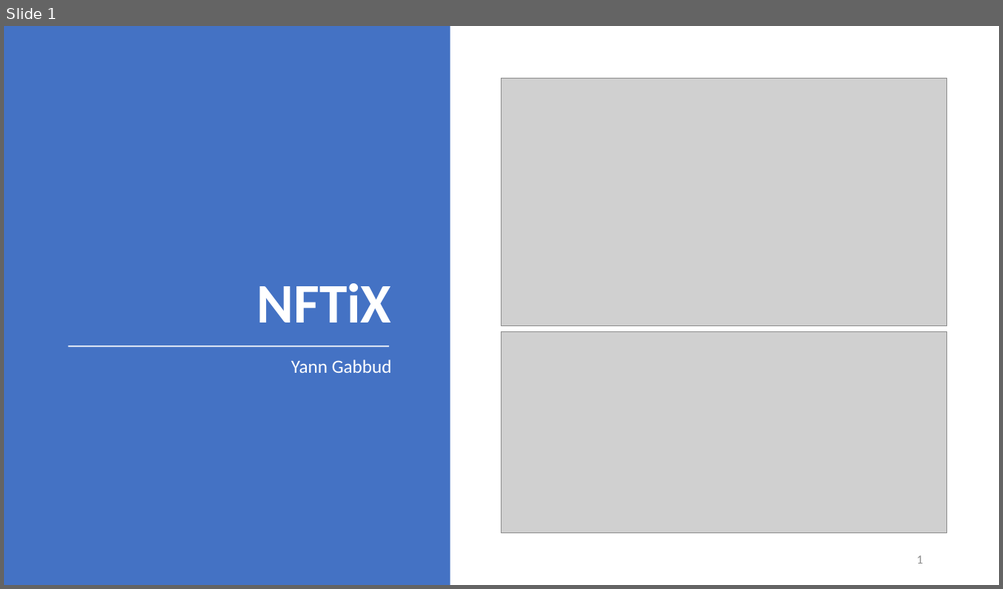
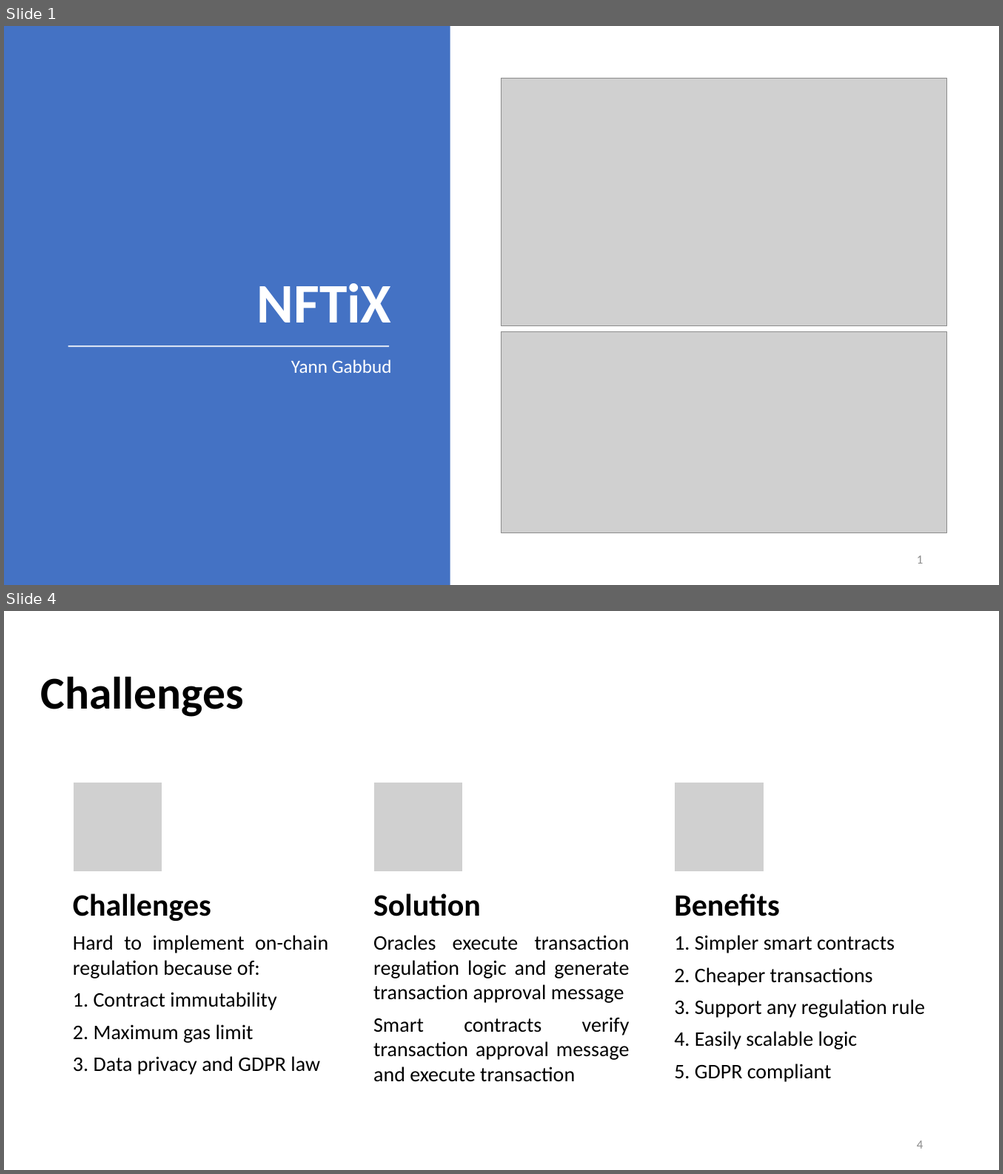
Before and after one commit to yanngabb/marketplace, a slide deck: rapport/Master_Thesis_Presentation_Yann_Gabbud.pptx. Shown one above the other, each under a label of ours: slide 1 before the commit, slides 1 and 4 after it; the slides between them are not shown. The pictures are 1003x589 and 1003x1174 pixels, drawn with LibreOffice and Linux fonts; fonts in the diff are those of the drawing; grey boxes stand for pictures. Boxes give left, top, right and bottom in pixels: in the first picture for what was removed or moved away, otherwise in the second. Text is boxed around its words. In the diff, an @@ line names an element or a change of style, - is before the commit and + after.

```diff
--- a/rapport/Master_Thesis_Presentation_Yann_Gabbud.pptx
+++ b/rapport/Master_Thesis_Presentation_Yann_Gabbud.pptx
@@ slide 4 added at bbox=[4, 611, 999, 1170], background #FFFFFF @@
@@ text added at bbox=[41, 676, 244, 717], 44 pt, text #000000, bold @@
+Challenges
@@ group added at bbox=[73, 783, 925, 1082]: 6 texts, 3 pictures @@
+Challenges
+Hard to implement on-chain regulation because of:
+1. Contract immutability
+2. Maximum gas limit
+3. Data privacy and GDPR law
+Solution
+Oracles execute transaction regulation logic and generate transaction approval message
+Smart contracts verify transaction approval message and execute transaction
+Benefits
+1. Simpler smart contracts
+2. Cheaper transactions
+3. Support any regulation rule
+4. Easily scalable logic
+5. GDPR compliant
@@ page number added at bbox=[916, 1141, 922, 1149], 12 pt, text #8C8C8C @@
+4
```
Also in this commit, not shown: 4 slides changed.
